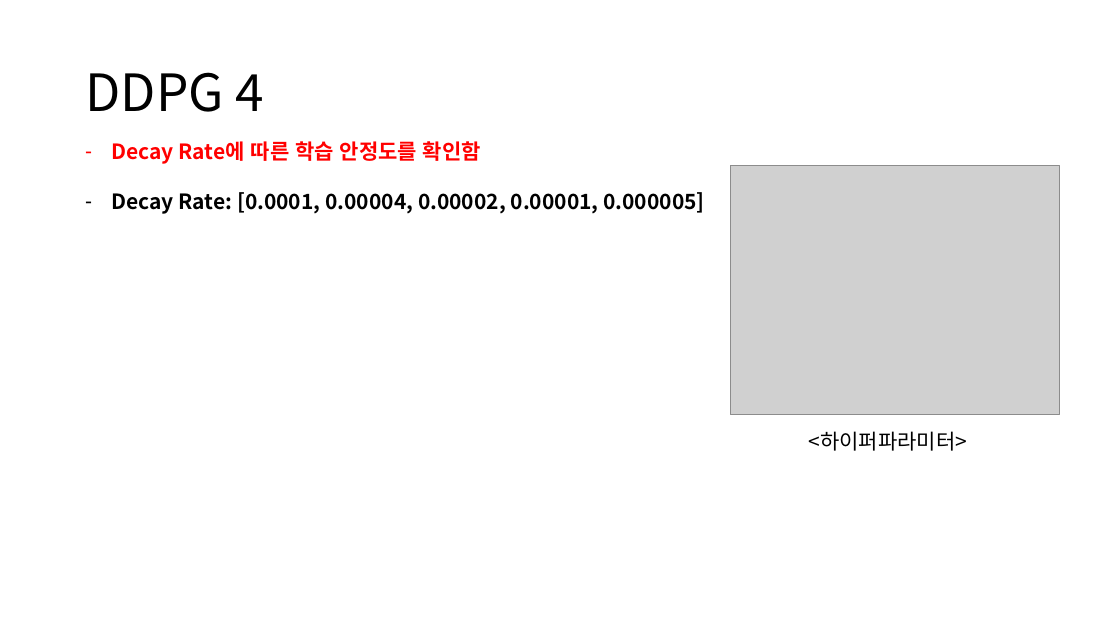
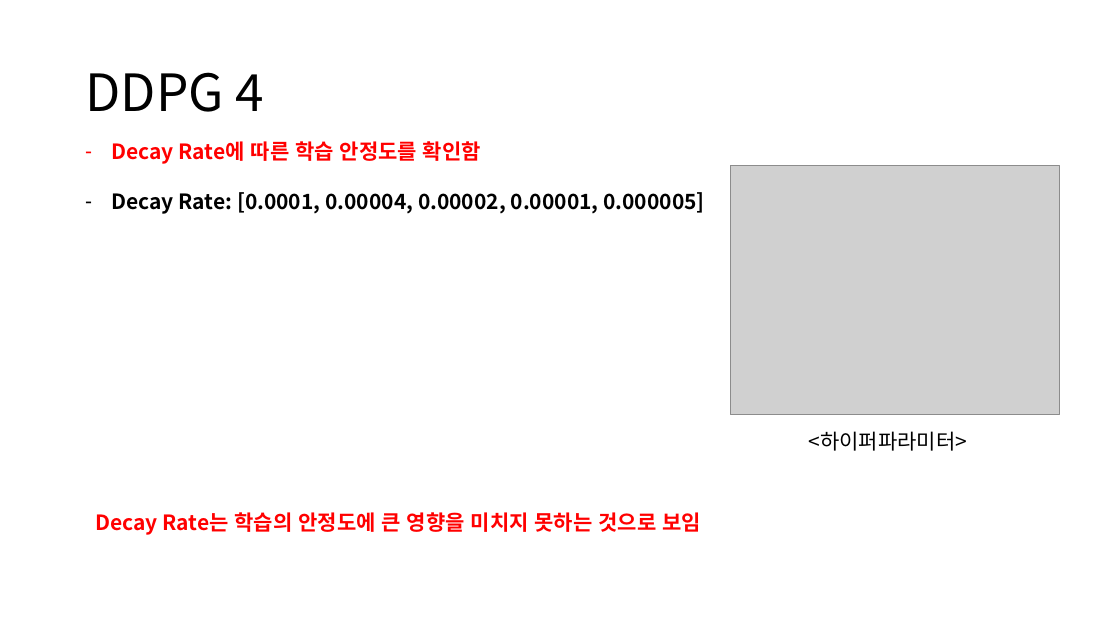
Before and after one commit to zidane89/experiment, a slide deck: slide 12 of 실험정리.pptx (slide 11 before the commit). Drawn at 1120x630 pixels with LibreOffice and Linux fonts; fonts in the diff are those of the drawing; grey boxes stand for pictures. Boxes give left, top, right and bottom in pixels: in the first picture for what was removed or moved away, otherwise in the second. Text is boxed around its words. In the diff, an @@ line names an element or a change of style, - is before the commit and + after.

```diff
--- a/실험정리.pptx
+++ b/실험정리.pptx
@@ text added at [95, 512, 701, 535], 18 pt, text #FF0000, bold @@
+Decay Rate는 학습의 안정도에 큰 영향을 미치지 못하는 것으로 보임
```
Also in this commit, not shown: 2 slides added.
